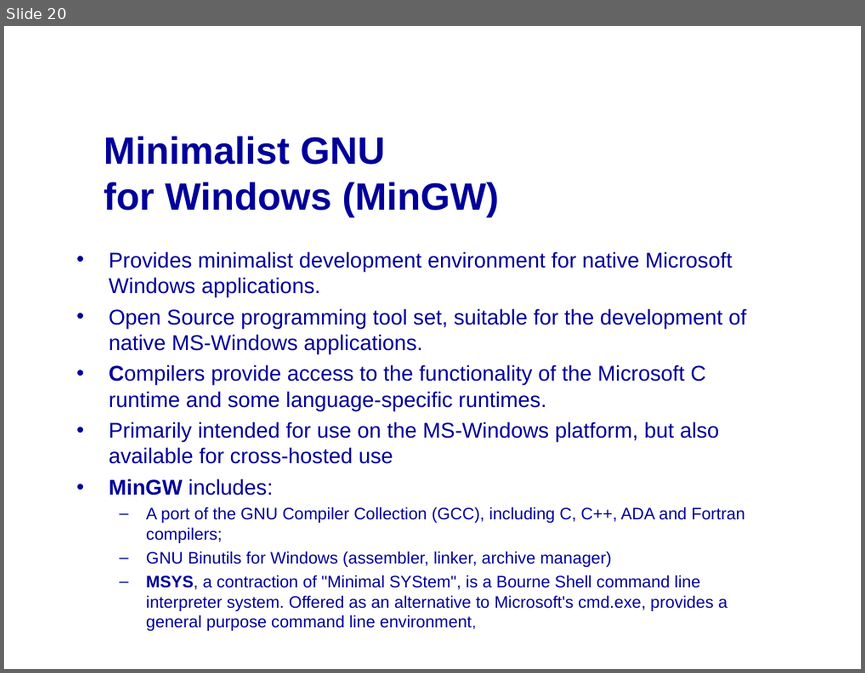
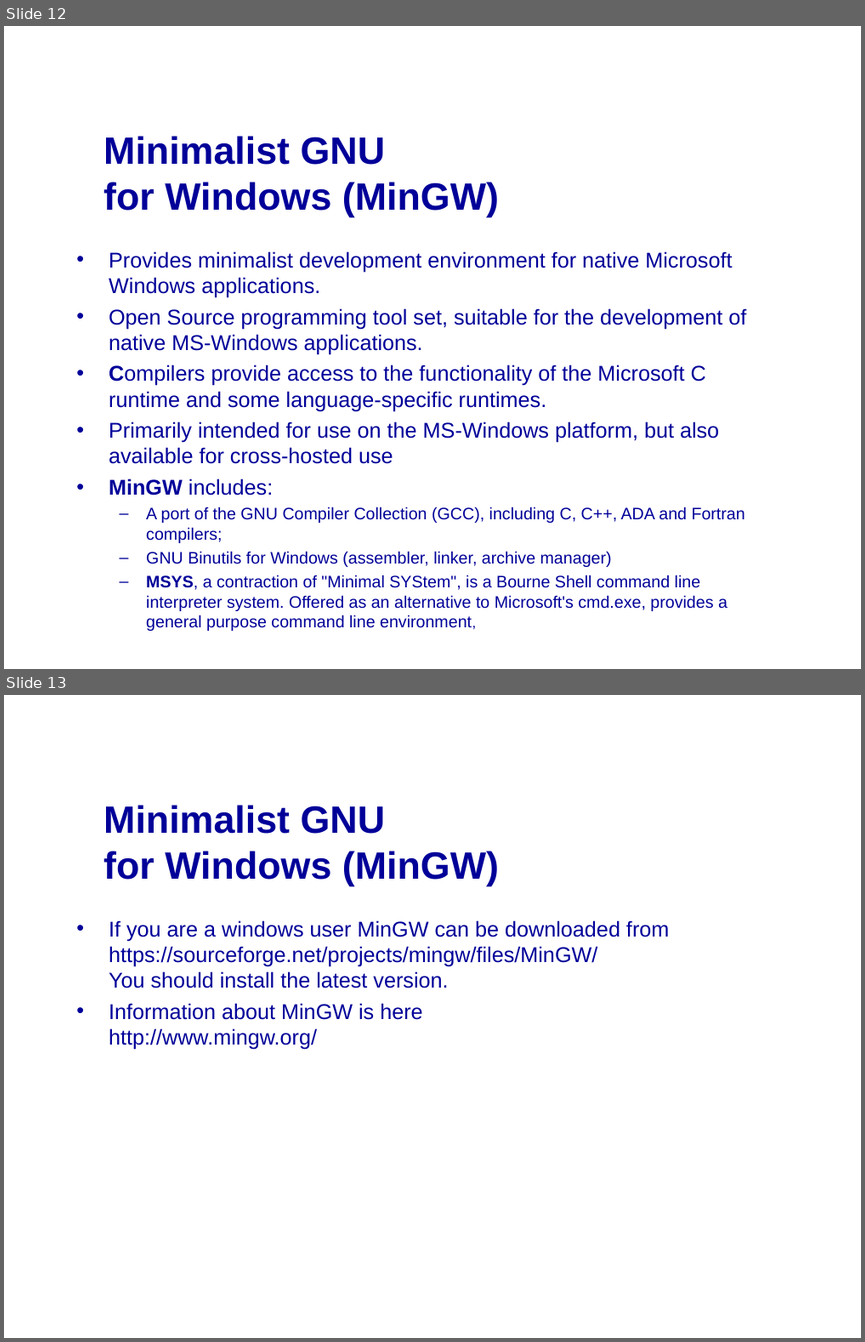
Before and after one commit to mikeg64/iome, a slide deck: src/examples/course/c/presentation/IntrotoC1.ppt. Shown one above the other, each under a label of ours: slide 20 before the commit, slides 12 and 13 after it. The pictures are 865x673 and 865x1342 pixels, drawn with LibreOffice and Linux fonts; fonts in the diff are those of the drawing; background and template pictures are left out. Boxes give left, top, right and bottom in pixels: in the first picture for what was removed or moved away, otherwise in the second. Text is boxed around its words. In the diff, an @@ line names an element or a change of style, - is before the commit and + after.

```diff
--- a/src/examples/course/c/presentation/IntrotoC1.ppt
+++ b/src/examples/course/c/presentation/IntrotoC1.ppt
@@ slide 13 added at bbox=[4, 695, 861, 1338], background picture (left out) @@
@@ title added at bbox=[103, 805, 499, 886], 32 pt, text #000099, bold @@
+Minimalist GNU
+for Windows (MinGW)
@@ text added at bbox=[109, 920, 669, 1049], 18 pt, text #000099 @@
+• If you are a windows user MinGW can be downloaded from
+  https://sourceforge.net/projects/mingw/files/MinGW/
+  You should install the latest version.
+• Information about MinGW is here
+  http://www.mingw.org/
@@ what was slide 20 is now slide 12 @@
```
Also in this commit, not shown: 1 other slide added.
